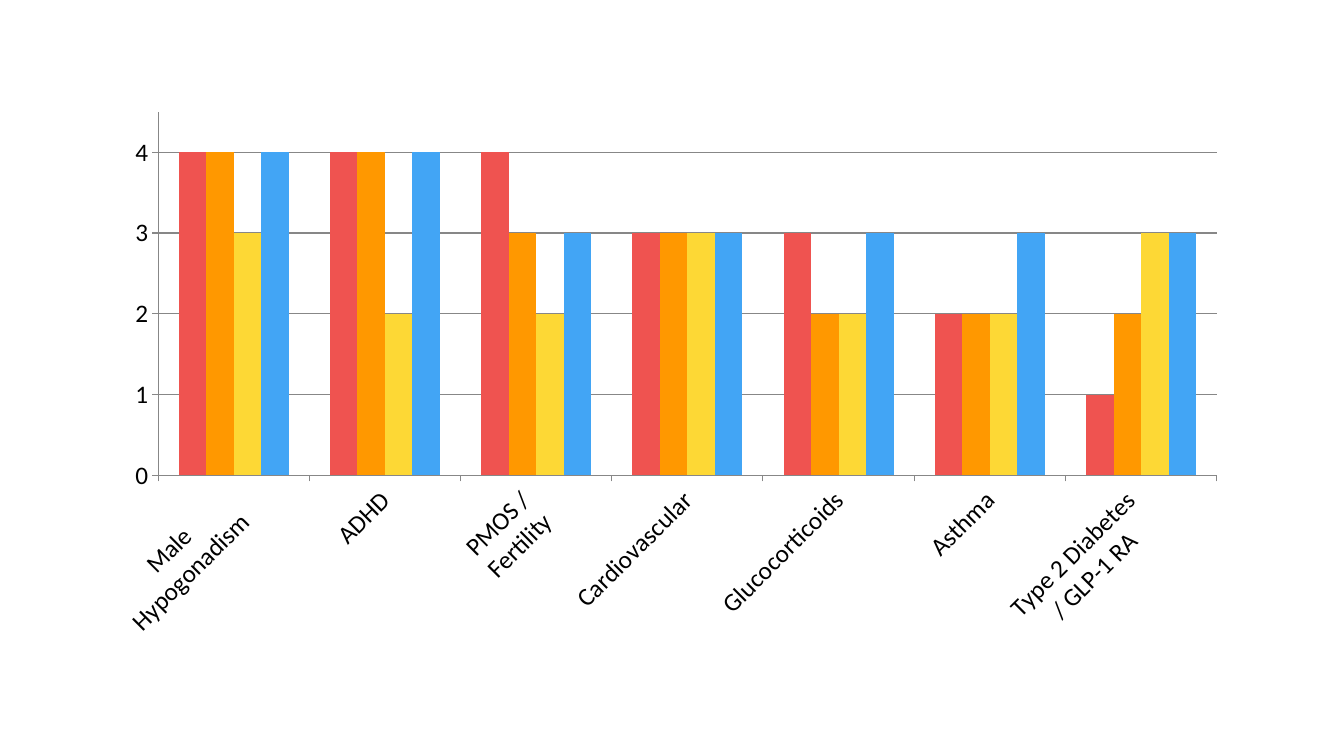
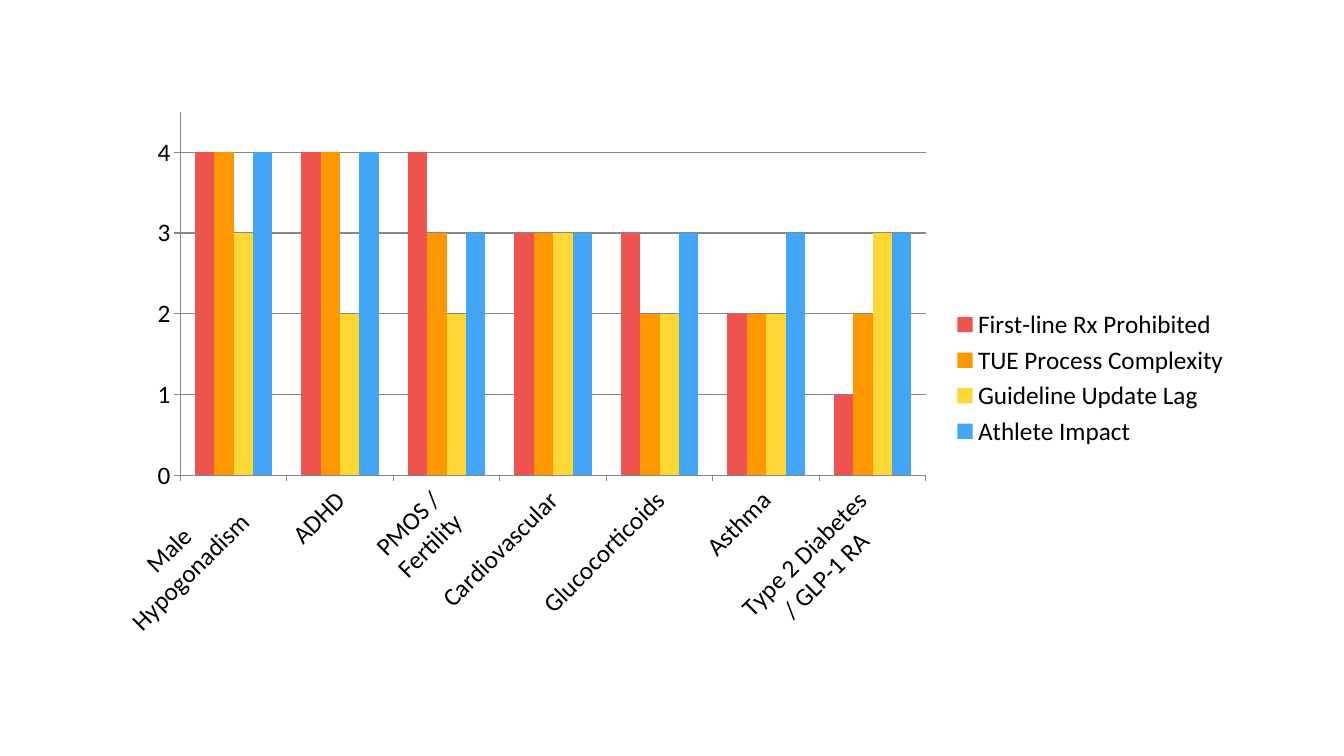
Before and after one commit to bougtoir/wada-tue-scoping-review, a slide deck: slide 1 of wada-tue-scoping-review/manuscripts/individual_figures/fig5_severity_bar.pptx. Drawn at 1344x756 pixels with LibreOffice and Linux fonts; fonts in the diff are those of the drawing. Boxes give left, top, right and bottom in pixels: in the first picture for what was removed or moved away, otherwise in the second. Text is boxed around its words. In the diff, an @@ line names an element or a change of style, - is before the commit and + after.

```diff
--- a/wada-tue-scoping-review/manuscripts/individual_figures/fig5_severity_bar.pptx
+++ b/wada-tue-scoping-review/manuscripts/individual_figures/fig5_severity_bar.pptx
@@ column chart at (81, 101, 1240, 655) @@
-Series 1: 4, 4, 4, 3, 3, 2, 1
+First-line Rx Prohibited: 4, 4, 4, 3, 3, 2, 1
-Series 2: 4, 4, 3, 3, 2, 2, 2
+TUE Process Complexity: 4, 4, 3, 3, 2, 2, 2
-Series 3: 3, 2, 2, 3, 2, 2, 3
+Guideline Update Lag: 3, 2, 2, 3, 2, 2, 3
-Series 4: 4, 4, 3, 3, 3, 3, 3
+Athlete Impact: 4, 4, 3, 3, 3, 3, 3
@@ legend changed @@
```
Also in this commit, not shown: 12 other files.
